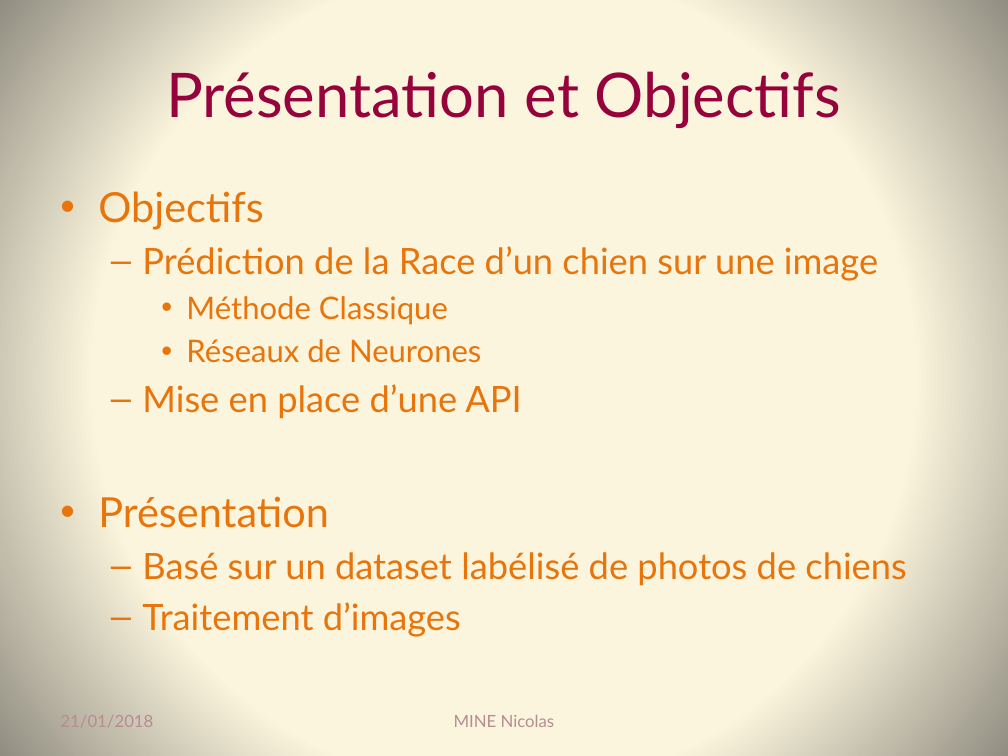
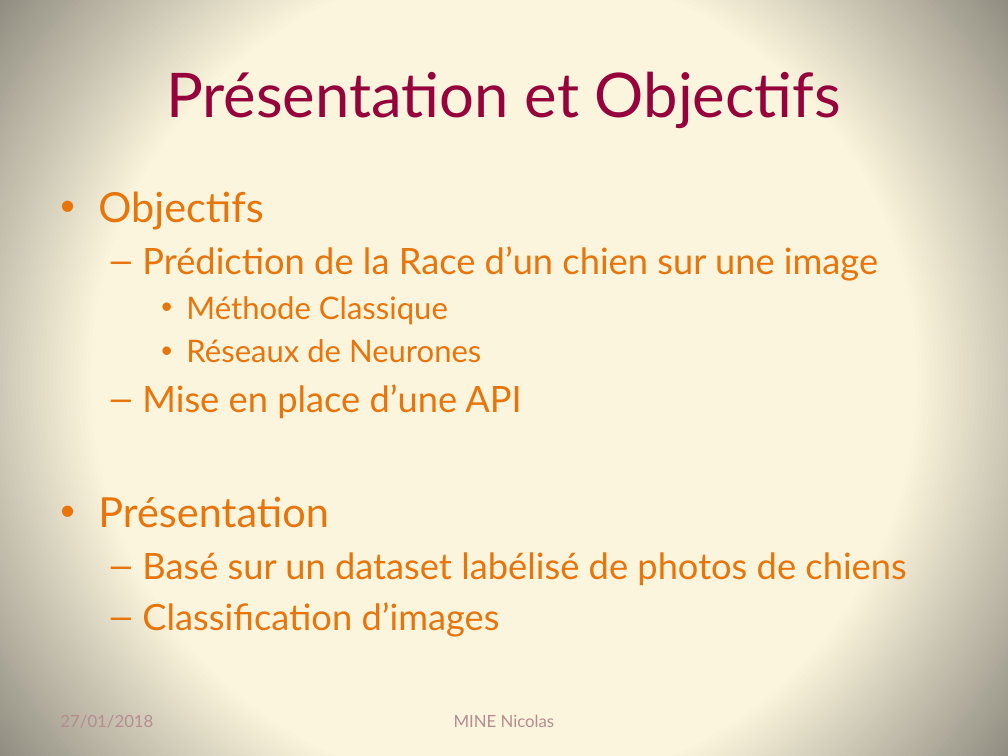
Before and after one commit to Coni63/OC_DS, a slide deck: slide 3 of P7/Presentation_p7.pptx. Drawn at 1008x756 pixels with LibreOffice and Linux fonts; fonts in the diff are those of the drawing. Boxes give left, top, right and bottom in pixels: in the first picture for what was removed or moved away, otherwise in the second. Text is boxed around its words. In the diff, an @@ line names an element or a change of style, - is before the commit and + after.

```diff
--- a/P7/Presentation_p7.pptx
+++ b/P7/Presentation_p7.pptx
@@ text at (x1=142, y1=602, x2=500, y2=637): text changed @@
-  – Traitement d’images
+  – Classification d’images
@@ text at (x1=60, y1=715, x2=153, y2=727): text changed @@
-21/01/2018
+27/01/2018
```
Also in this commit, not shown: 32 other slides changed, 1 other file.
